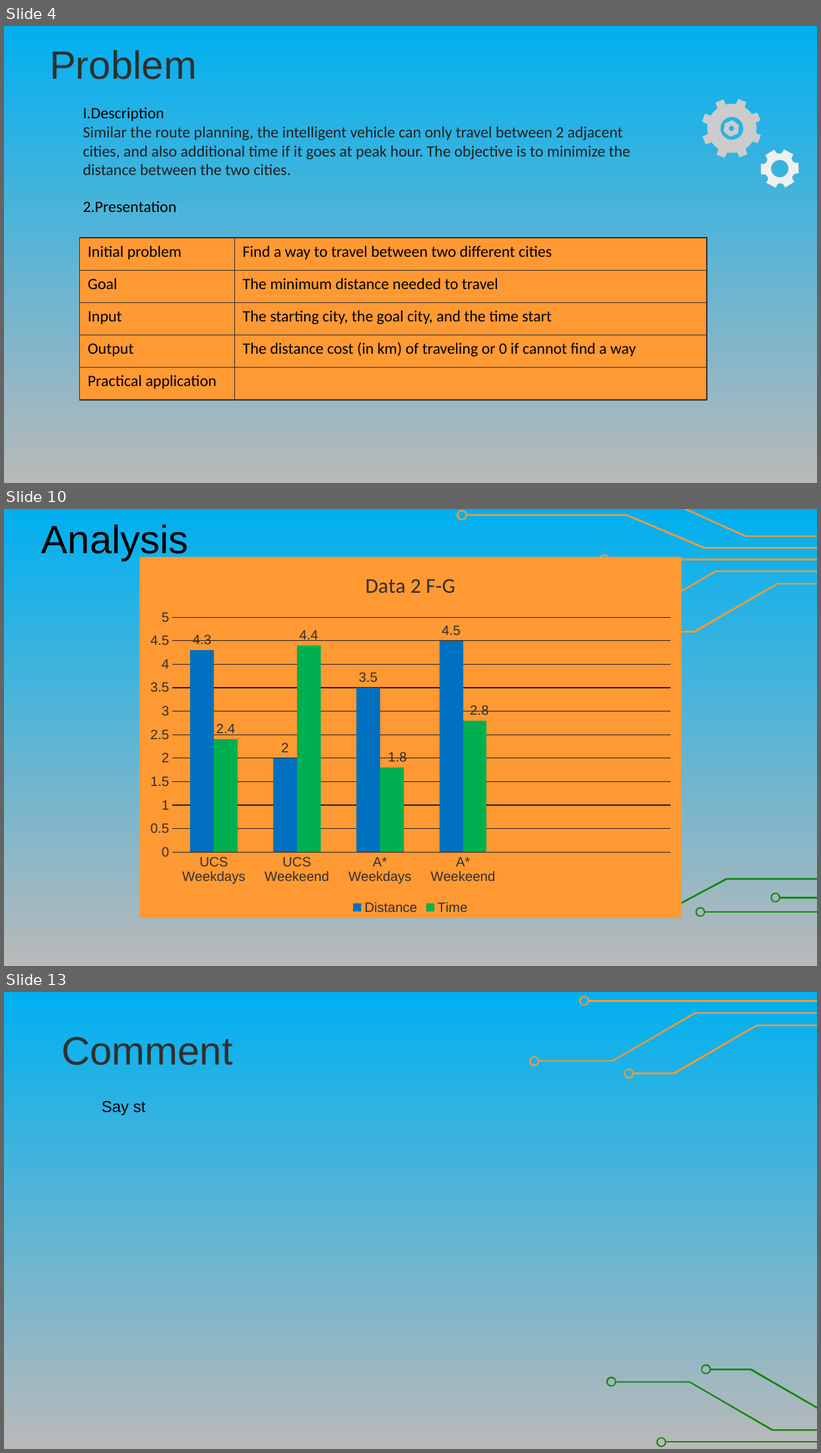
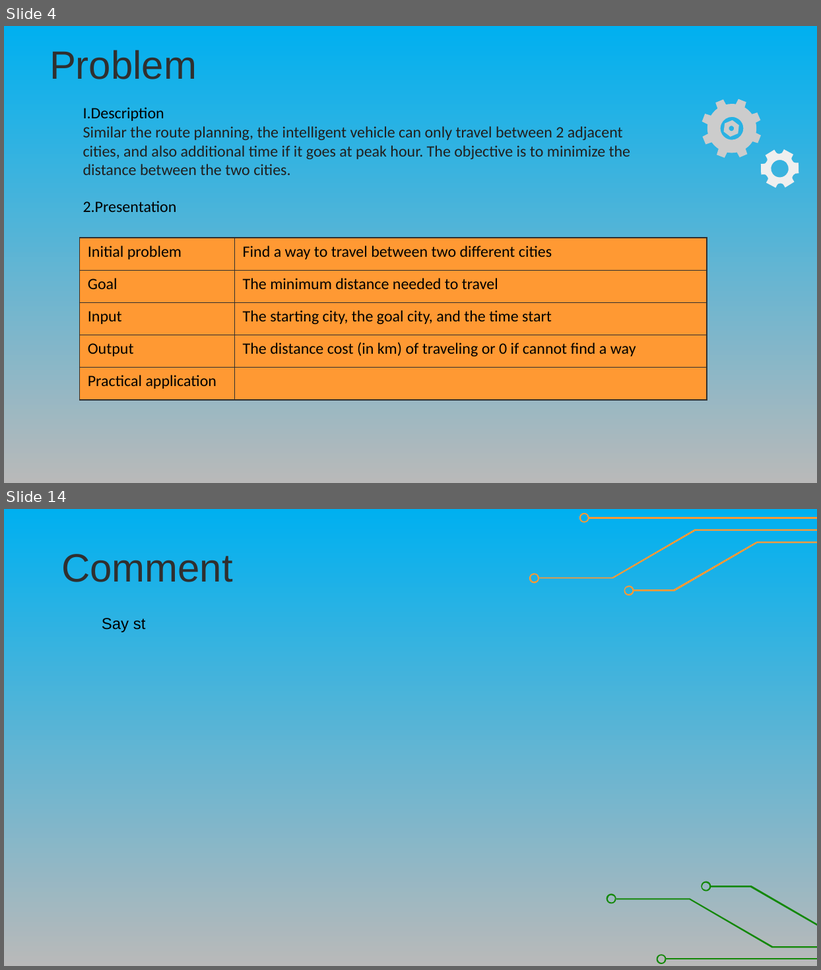
Before and after one commit to NQN27/Test_Project_AI, a slide deck: Project-AI.pptx. Shown one above the other, each under a label of ours: slides 4, 10 and 13 before the commit, slides 4 and 14 after it; the slides between them are not shown. The pictures are 821x1453 and 821x970 pixels, drawn with LibreOffice and Linux fonts; fonts in the diff are those of the drawing. Boxes give left, top, right and bottom in pixels: in the first picture for what was removed or moved away, otherwise in the second. Text is boxed around its words. In the diff, an @@ line names an element or a change of style, - is before the commit and + after.

```diff
--- a/Project-AI.pptx
+++ b/Project-AI.pptx
@@ slide 10 removed at [4,509,817,966], background gradient #00B0F0 to #B9B9B9 @@
@@ text removed at [42,524,189,561] @@
-Analysis
@@ group removed at [457,509,817,637]: 9 freeform shapes @@
@@ column chart removed at [140,557,682,918] @@
-title "Data 2 F-G "
-categories: UCS Weekdays, UCS Weekeend, A* Weekdays, A* Weekeend
-Distance: 4.3, 2, 3.5, 4.5, -, -
-Time: 2.4, 4.4, 1.8, 2.8, -, -
@@ group removed at [529,878,817,917]: 6 freeform shapes @@
@@ what was slide 13 is now slide 14 @@
```
Also in this commit, not shown: 3 slides changed, 4 slides added, 2 other slides removed, 1 other file.
